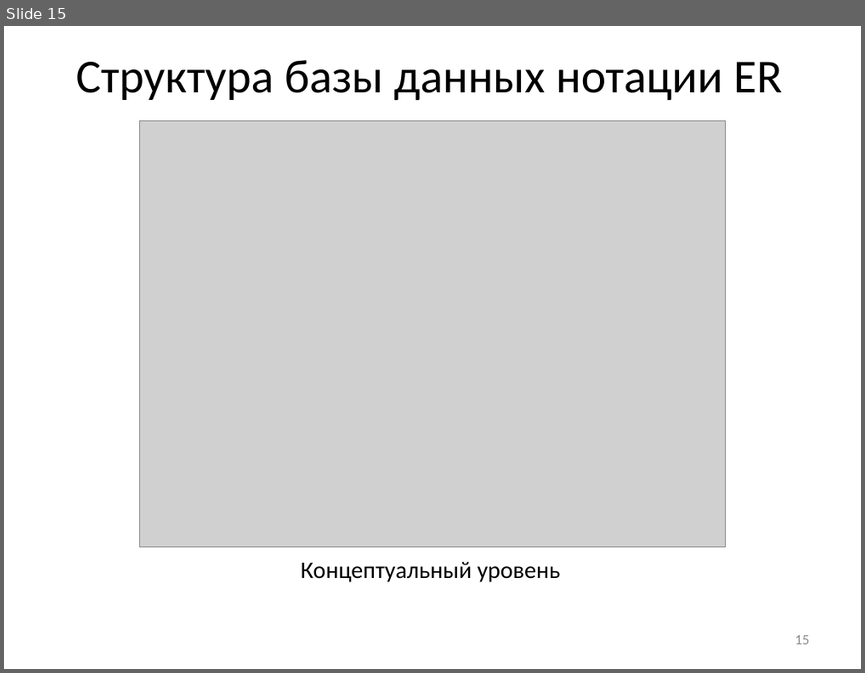
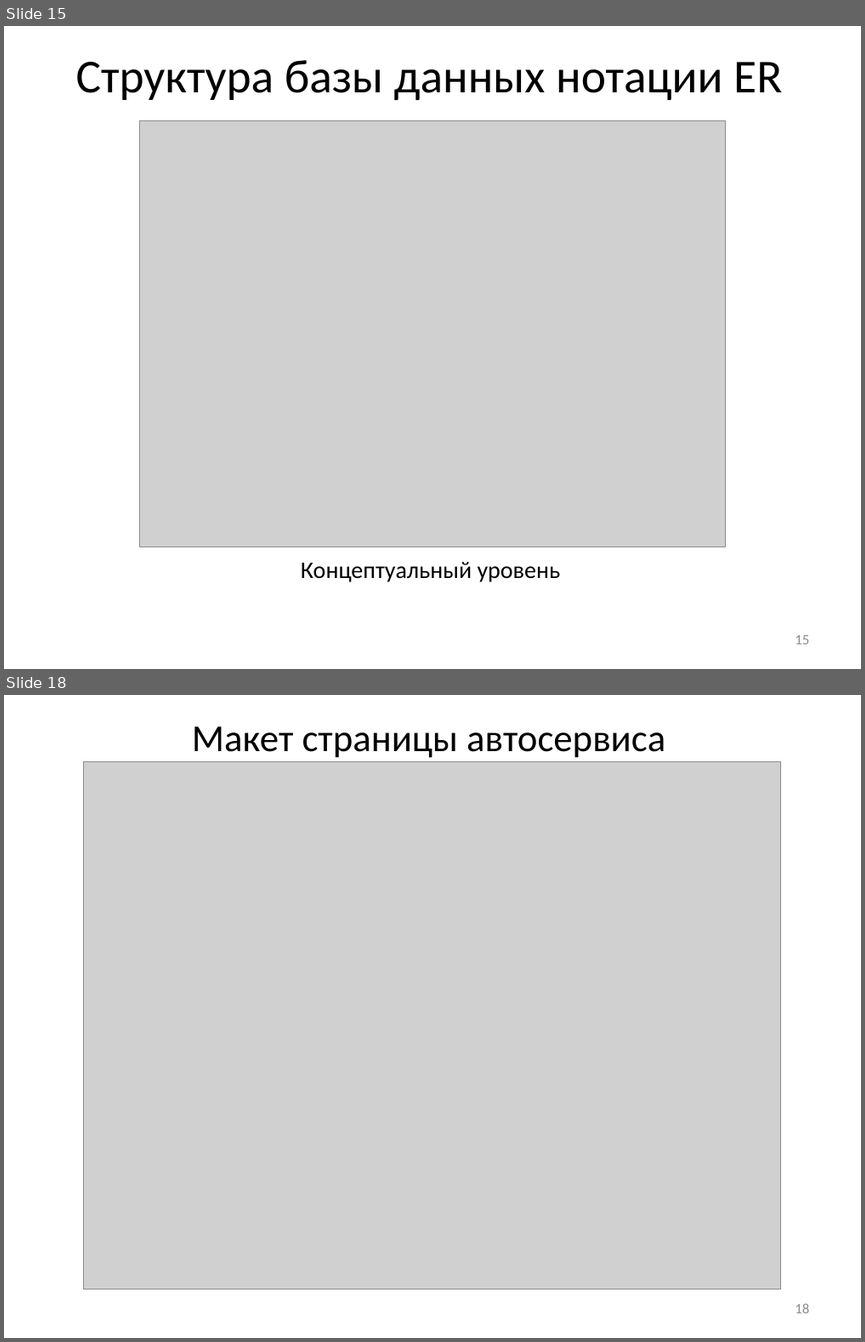
Before and after one commit to vadimgilka/-arRatingWebsite, a slide deck: Documentation/My documentation/Predzashita_Gailevich.pptx. Shown one above the other, each under a label of ours: slide 15 before the commit, slides 15 and 18 after it; the slides between them are not shown. The pictures are 865x673 and 865x1342 pixels, drawn with LibreOffice and Linux fonts; fonts in the diff are those of the drawing; grey boxes stand for pictures. Boxes give left, top, right and bottom in pixels: in the first picture for what was removed or moved away, otherwise in the second. Text is boxed around its words. In the diff, an @@ line names an element or a change of style, - is before the commit and + after.

```diff
--- a/Documentation/My documentation/Predzashita_Gailevich.pptx
+++ b/Documentation/My documentation/Predzashita_Gailevich.pptx
@@ slide 18 added at <box>4,695,861,1338</box>, background #FFFFFF @@
@@ title added at <box>192,726,665,758</box>, 32 pt, text #000000 @@
+Макет страницы автосервиса
@@ picture added at <box>84,762,781,1289</box> @@
@@ page number added at <box>794,1303,809,1313</box>, 12 pt, text #8C8C8C @@
+18
```
Also in this commit, not shown: 4 slides changed, 3 other slides added.
